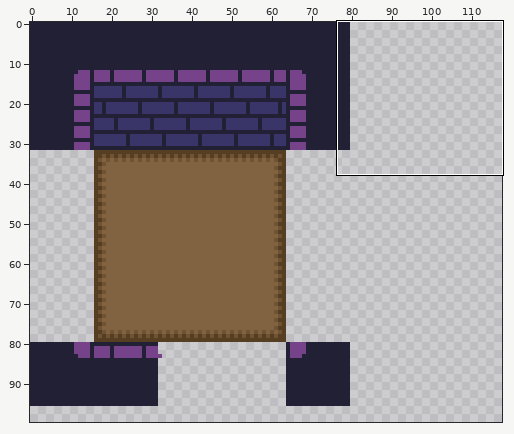
Sprite sheet, stored at WizardAnarchy/Assets/Sprites/Tiles/Tileset_floor.png. Above: a wide view before the commit, with the close-up outlined.
Close-up. Before the edit:
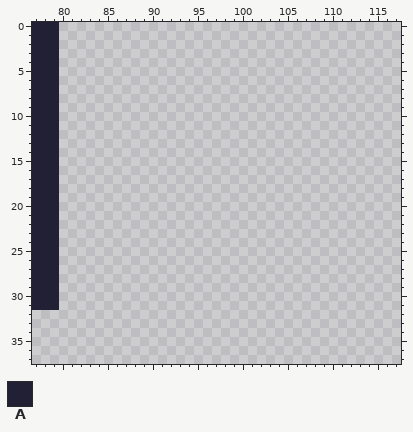
The file is 256x256 pixels. Shown: x 77..117, y 0..37. The wide view leaves out empty margins.
Palette (. is transparent): A #222034
Pixels before, first column x 77:
 0 AAA
 1 AAA
 2 AAA
 3 AAA
 4 AAA
 5 AAA
 6 AAA
 7 AAA
 8 AAA
 9 AAA
10 AAA
11 AAA
12 AAA
13 AAA
14 AAA
15 AAA
16 AAA
17 AAA
18 AAA
19 AAA
20 AAA
21 AAA
22 AAA
23 AAA
24 AAA
25 AAA
26 AAA
27 AAA
28 AAA
29 AAA
30 AAA
31 AAA
Now the later version:
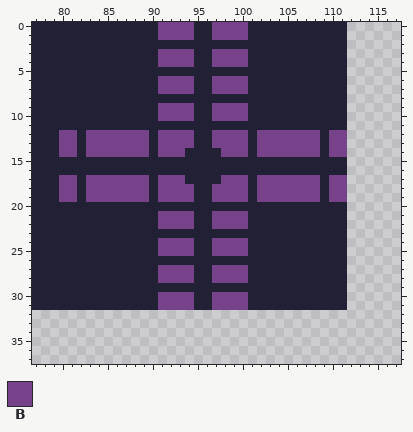
Colours new in this view: B #76428a
Change:
{"y":0,"x":80,"old":"................................","new":"AAAAAAAAAAABBBBAABBBBAAAAAAAAAAA"}
{"y":1,"x":80,"old":"................................","new":"AAAAAAAAAAABBBBAABBBBAAAAAAAAAAA"}
{"y":2,"x":80,"old":"................................","new":"AAAAAAAAAAAAAAAAAAAAAAAAAAAAAAAA"}
{"y":3,"x":80,"old":"................................","new":"AAAAAAAAAAABBBBAABBBBAAAAAAAAAAA"}
{"y":4,"x":80,"old":"................................","new":"AAAAAAAAAAABBBBAABBBBAAAAAAAAAAA"}
{"y":5,"x":80,"old":"................................","new":"AAAAAAAAAAAAAAAAAAAAAAAAAAAAAAAA"}
{"y":6,"x":80,"old":"................................","new":"AAAAAAAAAAABBBBAABBBBAAAAAAAAAAA"}
{"y":7,"x":80,"old":"................................","new":"AAAAAAAAAAABBBBAABBBBAAAAAAAAAAA"}
{"y":8,"x":80,"old":"................................","new":"AAAAAAAAAAAAAAAAAAAAAAAAAAAAAAAA"}
{"y":9,"x":80,"old":"................................","new":"AAAAAAAAAAABBBBAABBBBAAAAAAAAAAA"}
{"y":10,"x":80,"old":"................................","new":"AAAAAAAAAAABBBBAABBBBAAAAAAAAAAA"}
{"y":11,"x":80,"old":"................................","new":"AAAAAAAAAAAAAAAAAAAAAAAAAAAAAAAA"}
{"y":12,"x":80,"old":"................................","new":"BBABBBBBBBABBBBAABBBBABBBBBBBABB"}
{"y":13,"x":80,"old":"................................","new":"BBABBBBBBBABBBBAABBBBABBBBBBBABB"}
{"y":14,"x":80,"old":"................................","new":"BBABBBBBBBABBBAAAABBBABBBBBBBABB"}
{"y":15,"x":80,"old":"................................","new":"AAAAAAAAAAAAAAAAAAAAAAAAAAAAAAAA"}
{"y":16,"x":80,"old":"................................","new":"AAAAAAAAAAAAAAAAAAAAAAAAAAAAAAAA"}
{"y":17,"x":80,"old":"................................","new":"BBABBBBBBBABBBAAAABBBABBBBBBBABB"}
{"y":18,"x":80,"old":"................................","new":"BBABBBBBBBABBBBAABBBBABBBBBBBABB"}
{"y":19,"x":80,"old":"................................","new":"BBABBBBBBBABBBBAABBBBABBBBBBBABB"}
{"y":20,"x":80,"old":"................................","new":"AAAAAAAAAAAAAAAAAAAAAAAAAAAAAAAA"}
{"y":21,"x":80,"old":"................................","new":"AAAAAAAAAAABBBBAABBBBAAAAAAAAAAA"}
{"y":22,"x":80,"old":"................................","new":"AAAAAAAAAAABBBBAABBBBAAAAAAAAAAA"}
{"y":23,"x":80,"old":"................................","new":"AAAAAAAAAAAAAAAAAAAAAAAAAAAAAAAA"}
{"y":24,"x":80,"old":"................................","new":"AAAAAAAAAAABBBBAABBBBAAAAAAAAAAA"}
{"y":25,"x":80,"old":"................................","new":"AAAAAAAAAAABBBBAABBBBAAAAAAAAAAA"}
{"y":26,"x":80,"old":"................................","new":"AAAAAAAAAAAAAAAAAAAAAAAAAAAAAAAA"}
{"y":27,"x":80,"old":"................................","new":"AAAAAAAAAAABBBBAABBBBAAAAAAAAAAA"}
{"y":28,"x":80,"old":"................................","new":"AAAAAAAAAAABBBBAABBBBAAAAAAAAAAA"}
{"y":29,"x":80,"old":"................................","new":"AAAAAAAAAAAAAAAAAAAAAAAAAAAAAAAA"}
{"y":30,"x":80,"old":"................................","new":"AAAAAAAAAAABBBBAABBBBAAAAAAAAAAA"}
{"y":31,"x":80,"old":"................................","new":"AAAAAAAAAAABBBBAABBBBAAAAAAAAAAA"}
